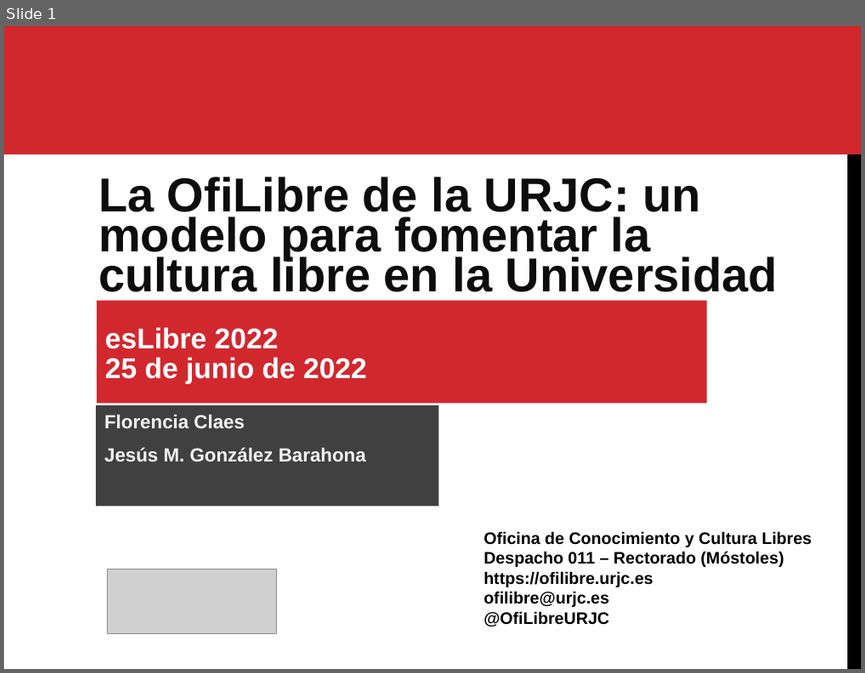
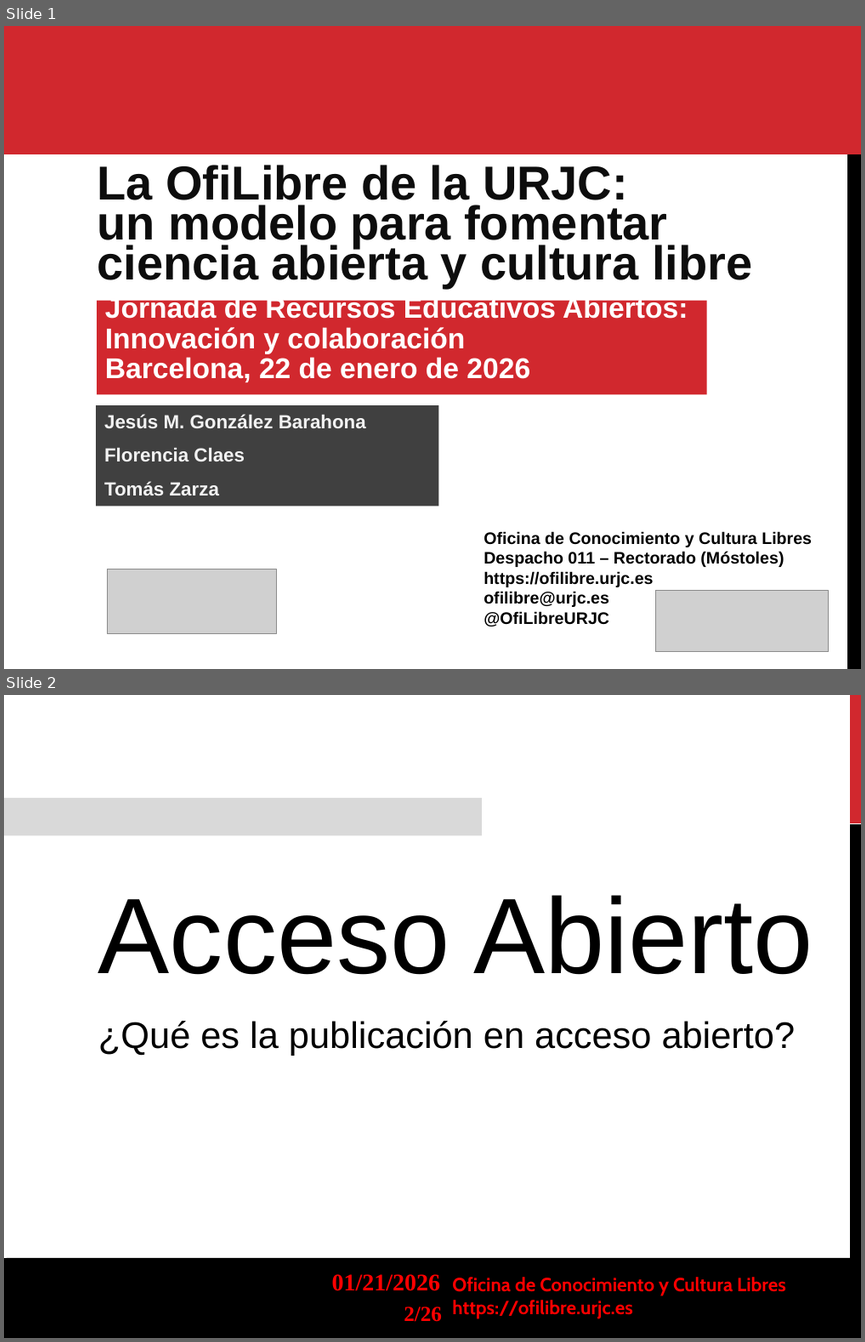
Before and after one commit to roberto-red/ofilibre, a slide deck: static/transpas/ofilibre/Modelo-OfiLibre.odp. Shown one above the other, each under a label of ours: slide 1 before the commit, slides 1 and 2 after it. The pictures are 865x673 and 865x1342 pixels, drawn with LibreOffice and Linux fonts; fonts in the diff are those of the drawing; grey boxes stand for pictures; background and template pictures are left out. Boxes give left, top, right and bottom in pixels: in the first picture for what was removed or moved away, otherwise in the second. Text is boxed around its words. In the diff, an @@ line names an element or a change of style, - is before the commit and + after.

Commit message:
Nueva presentación del "modelo OfiLibre"

```diff
--- a/static/transpas/ofilibre/Modelo-OfiLibre.odp
+++ b/static/transpas/ofilibre/Modelo-OfiLibre.odp
@@ slide 2 added at [4, 695, 861, 1338], background #FFFFFF @@
@@ freeform shape added at [850, 695, 861, 823], fill #D1282E @@
@@ rectangle added at [4, 798, 481, 835], fill #D9D9D9 @@
@@ freeform shape added at [850, 824, 861, 1338], fill #000000 @@
@@ text added at [98, 895, 812, 1055], 31 pt, text #000000 @@
+Acceso Abierto
+¿Qué es la publicación en acceso abierto?
@@ freeform shape added at [4, 1257, 861, 1338], fill #000000 @@
@@ text added at [332, 1274, 441, 1291], 20 pt, text #FF0000, bold @@
+01/21/2026
@@ text added at [452, 1276, 786, 1319], 16 pt, text #FF0000, bold @@
+Oficina de Conocimiento y Cultura Libres
+https://ofilibre.urjc.es
@@ page number added at [404, 1306, 442, 1321], 18 pt, text #FF0000, bold @@
+2/26
@@ slide 1 changed as well @@
@@ text at [97, 165, 752, 287]: text changed @@
-La OfiLibre de la URJC: un modelo para fomentar la cultura libre en la Universidad
+La OfiLibre de la URJC:
+un modelo para fomentar
+ciencia abierta y cultura libre
@@ rectangle "Jornada de Recursos Educativos Abiertos:": place and size @@
-rectangle "Jornada de Recursos Educativos Abiertos:" at [97, 301, 707, 403]
+rectangle "Jornada de Recursos Educativos Abiertos:" at [97, 301, 707, 394]
@@ text in rectangle at [105, 295, 687, 383]: text changed @@
-esLibre 2022
-25 de junio de 2022
+Jornada de Recursos Educativos Abiertos:
+Innovación y colaboración
+Barcelona, 22 de enero de 2026
@@ text in rectangle at [104, 414, 366, 428]: paragraph added @@
+Jesús M. González Barahona
@@ text in rectangle at [104, 481, 219, 495]: text changed @@
-Jesús M. González Barahona
+Tomás Zarza
@@ picture added at [655, 590, 828, 652] @@
```
Also in this commit, not shown: 7 other slides changed, 14 other slides added, 10 slides removed, 3 other files.
